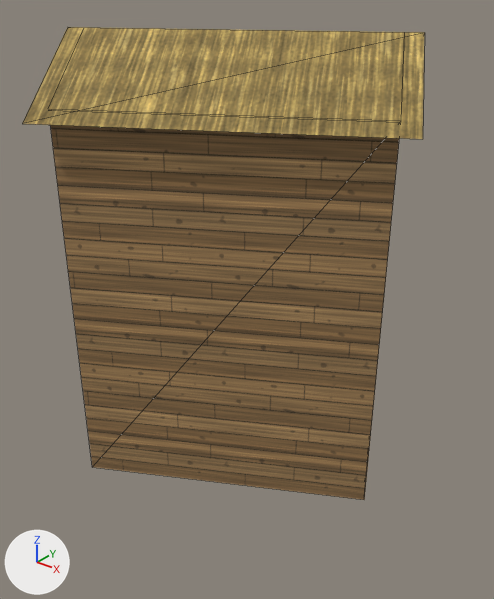
Before and after pictures for a commit that changed the glTF model world/bridgehollow/export/models/buildings/bld_house_098.glb.
Rendered twice from a camera (50 mm lens) standing at (7.65, -9.34, 8.94) and looking at (0.33, -0.19, 3.27). The lights are fixed; the arrows at lower left show +X, +Y and +Z. The picture after the commit comes second. Mesh edges are drawn as thin lines. Vertices at exactly the same position are counted once.

In view in the first picture: 'bld_house_098'.
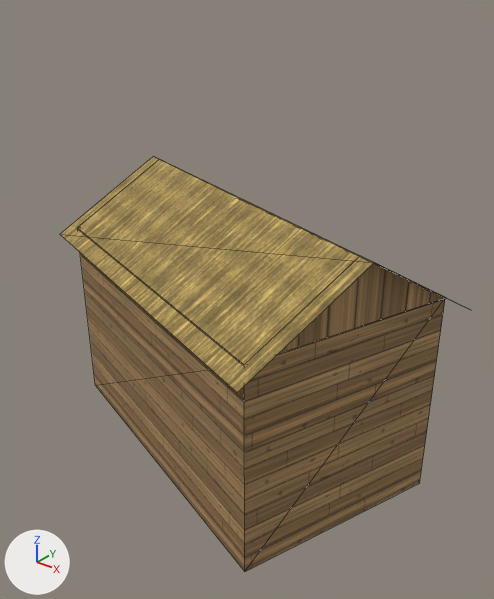
What differs and where, as boxes (x1, y1, x2, y2) in the pictures (494 x 599 px):
'bld_house_098', reshaped (12% shorter)
    before: (22, 27, 425, 500)
    after: (60, 156, 454, 572)

Edits to the bpy script that builds the scene:
```text
Change me_bld_house_098:
    used by ob_bld_house_098; location = (0.0, 0.0, 0.0)
    remove me_bld_house_098.from_pydata(...)  # 24 vertices, 16 faces; spans x -3.59..3.59, y -3.22..3.22, z 0.0..8.02
    add me_bld_house_098.from_pydata(...)  # 24 vertices, 16 faces; spans x -4.17..4.17, y -3.35..3.35, z 0.0..5.16
    me_bld_house_098 part 1
    me_bld_house_098.vertices[0].co: (-3.16, 0.24, 0.0) -> (-2.47, 2.95, 0.0)
    me_bld_house_098.vertices[1].co: (-1.51, -2.81, 0.0) -> (-3.78, -0.83, 0.0)  # pixel (92, 467) -> pixel (95, 385)
    me_bld_house_098.vertices[2].co: (-1.51, -2.81, 6.98) -> (-3.78, -0.83, 3.96)  # pixel (48, 108) -> pixel (77, 227)
    me_bld_house_098.vertices[3].co: (-3.16, 0.24, 6.98) -> (-2.47, 2.95, 3.96)  # not seen -> pixel (237, 197)
    me_bld_house_098.vertices[4].co: (3.18, -0.25, 0.0) -> (2.5, -2.96, 0.0)  # pixel (364, 499) -> pixel (244, 571)
    me_bld_house_098.vertices[5].co: (3.18, -0.25, 6.98) -> (2.5, -2.96, 3.96)  # pixel (401, 120) -> pixel (244, 364)
    me_bld_house_098.vertices[6].co: (1.5, 2.8, 0.0) -> (3.78, 0.82, 0.0)  # not seen -> pixel (419, 483)
    me_bld_house_098.vertices[7].co: (1.5, 2.8, 6.98) -> (3.78, 0.82, 3.96)  # not seen -> pixel (445, 297)
    me_bld_house_098.vertices[8].co: (-3.16, 0.24, 6.96) -> (-2.47, 2.95, 3.94)
    me_bld_house_098.vertices[9].co: (-1.51, -2.81, 6.96) -> (-3.78, -0.83, 3.94)  # pixel (48, 110) -> pixel (77, 228)
    me_bld_house_098.vertices[10].co: (3.18, -0.25, 6.96) -> (2.5, -2.96, 3.94)  # pixel (400, 122) -> pixel (244, 366)
    me_bld_house_098.vertices[11].co: (1.5, 2.8, 6.96) -> (3.78, 0.82, 3.94)  # not seen -> pixel (445, 298)
    me_bld_house_098.vertices[12].co: (-3.18, 0.25, 6.98) -> (2.5, -2.96, 3.96)  # not seen -> pixel (244, 364)
    me_bld_house_098.vertices[13].co: (-1.51, -2.81, 6.98) -> (3.78, 0.83, 3.96)  # pixel (48, 108) -> pixel (446, 297)
    me_bld_house_098.vertices[14].co: (-2.35, -1.28, 8.02) -> (3.14, -1.07, 5.16)  # pixel (84, 27) -> pixel (360, 255)
    me_bld_house_098.vertices[15].co: (3.18, -0.25, 6.98) -> (-2.5, 2.96, 3.96)  # pixel (401, 120) -> pixel (237, 197)
    me_bld_house_098.vertices[16].co: (1.51, 2.81, 6.98) -> (-3.78, -0.83, 3.96)  # not seen -> pixel (77, 227)
    me_bld_house_098.vertices[17].co: (2.35, 1.28, 8.02) -> (-3.14, 1.07, 5.16)  # pixel (404, 32) -> pixel (159, 159)
    me_bld_house_098.vertices[18].co: (1.64, 3.22, 6.8) -> (-4.17, -1.02, 3.78)  # not seen -> pixel (59, 234)
    me_bld_house_098.vertices[19].co: (-3.59, 0.37, 6.8) -> (2.69, -3.35, 3.78)  # not seen -> pixel (237, 392)
    me_bld_house_098.vertices[20].co: (-2.61, -1.43, 8.02) -> (3.43, -1.16, 5.16)  # pixel (67, 27) -> pixel (374, 262)
    me_bld_house_098.vertices[21].co: (2.61, 1.43, 8.02) -> (-3.43, 1.16, 5.16)  # pixel (424, 32) -> pixel (153, 156)
    me_bld_house_098.vertices[22].co: (-1.64, -3.22, 6.8) -> (4.17, 1.02, 3.78)  # pixel (22, 123) -> not seen
    me_bld_house_098.vertices[23].co: (3.59, -0.37, 6.8) -> (-2.69, 3.35, 3.78)  # pixel (422, 139) -> pixel (241, 199)
```
